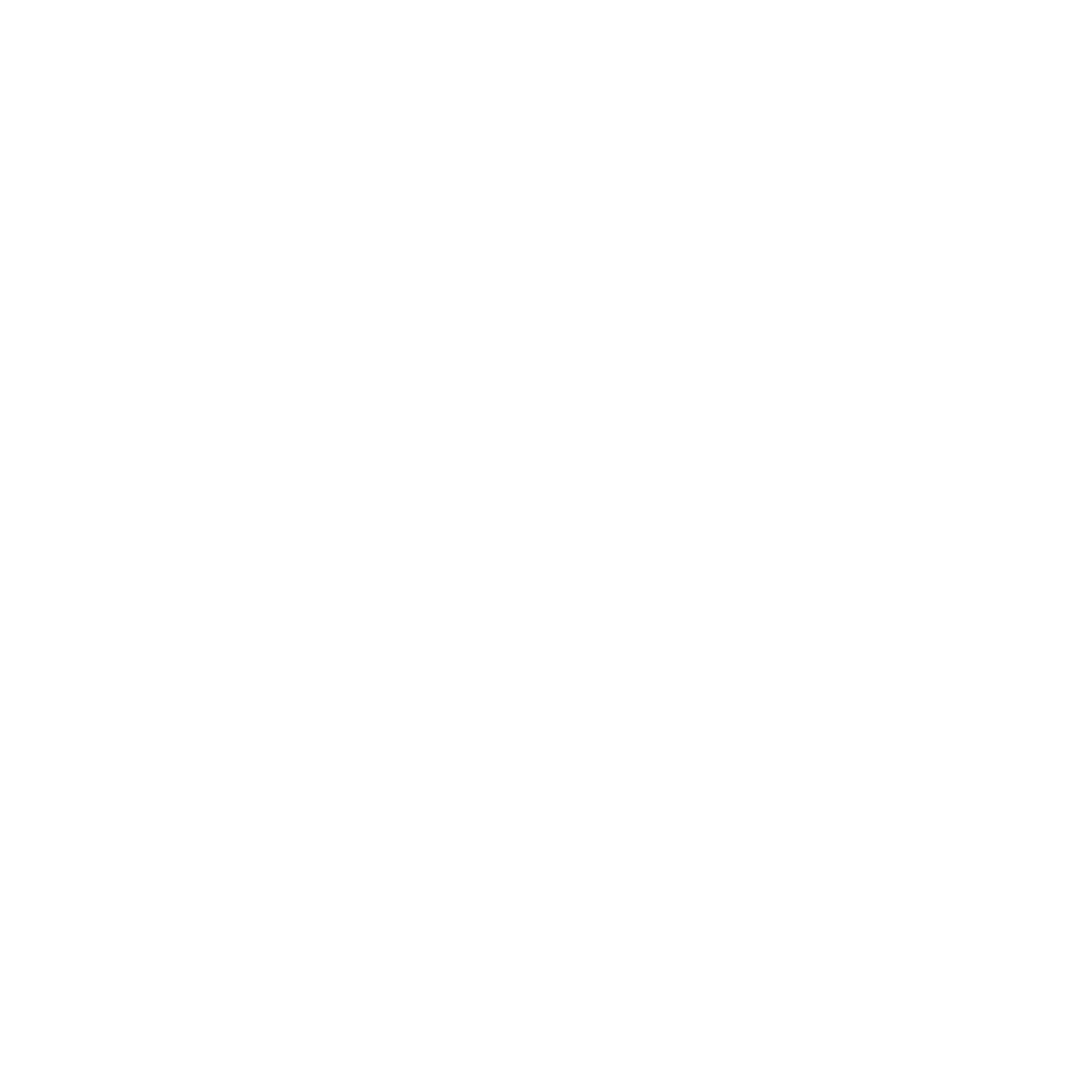
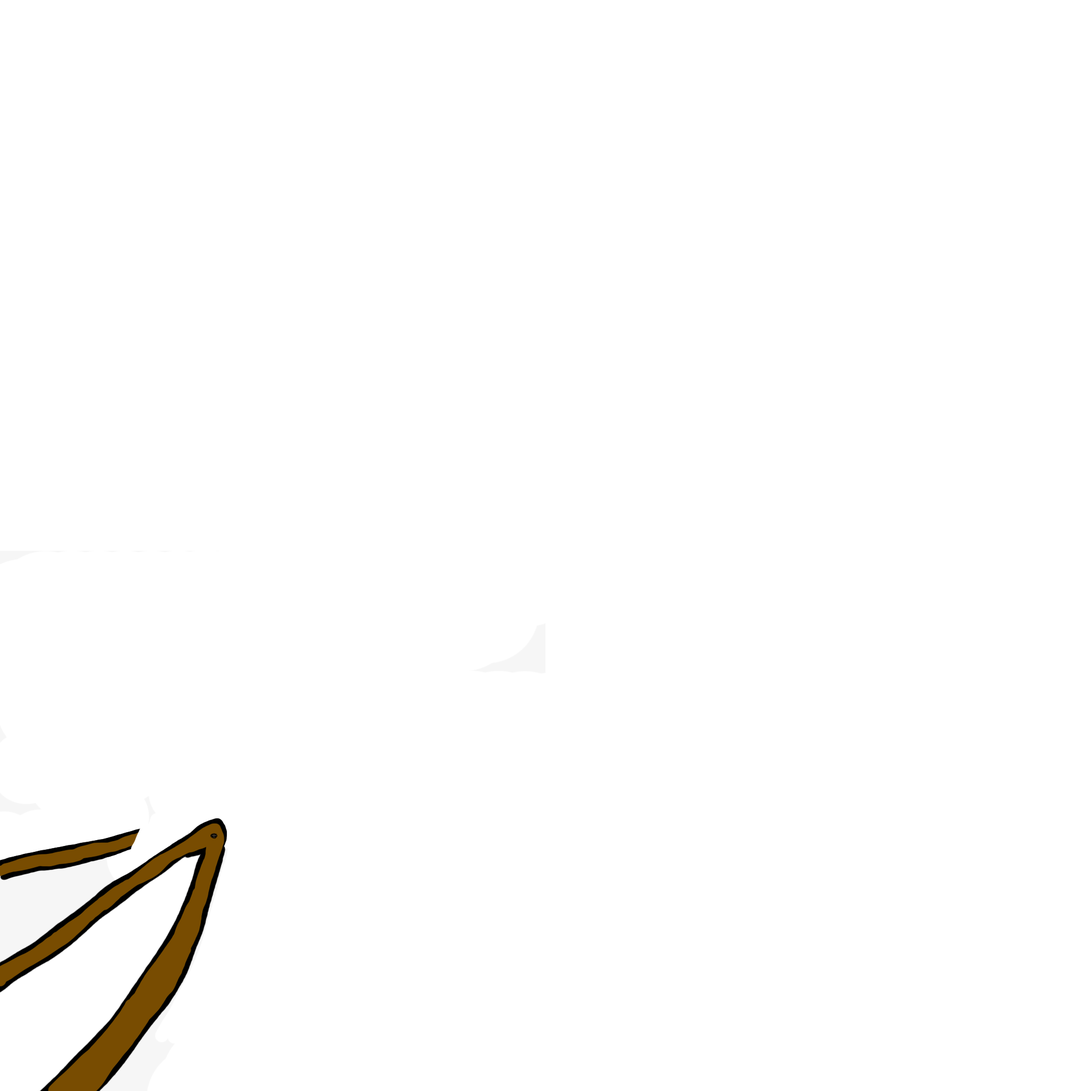
Before/after of a 1091px x 1091px layered artwork. What changed in the layer stack:
showed group "Attach" (1 layers) over (0, 551, 546, 1091)
showed "Attach_Leather" over (0, 551, 546, 1091)
